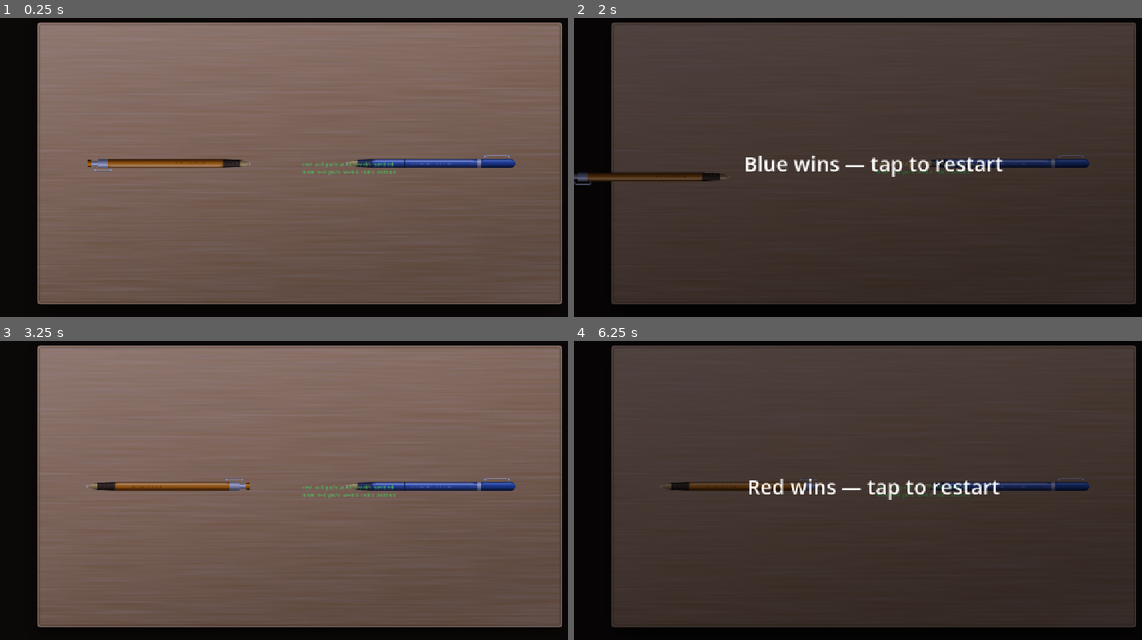
Above: before the commit, frames 1-4 (two rows, left to right).
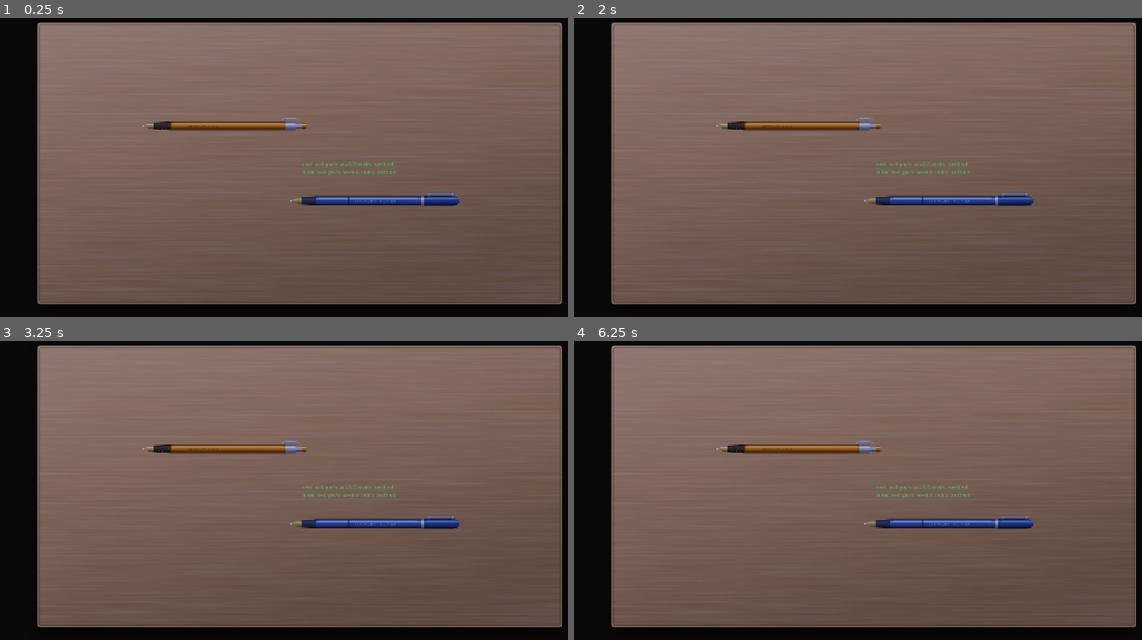
Above: after the commit, the same moments.

Repository: bhanuteja-qae/pen-fight
Game: Godot game, scene res://scenes/main.tscn
Same seed, same stepped clock (60 frames per second), same inputs: the game is played once before the commit and once after it.
Inputs (mouse positions are in pixels of both pictures, inside the frame that each line leads up to):
- Up to frame 1 (0.25 s): no input
- Up to frame 2 (2 s): tap Enter at 0.5 s; move the mouse to (1005, 146) at 0.52 s; tap F at 0.6 s; click (1005, 146) at 0.67 s; tap Space at 1.25 s; drag from (755, 179) to (875, 164) at 1.27 s
- Up to frame 3 (3.25 s): tap Enter at 2 s; move the mouse to (357, 412) at 2.02 s; tap F at 2.1 s; click (357, 412) at 2.17 s; tap Space at 2.75 s; drag from (266, 553) to (119, 436) at 2.77 s
- Up to frame 4 (6.25 s): tap Enter at 3.5, 4.25 s; move the mouse to (1051, 538) at 3.52 s; tap F at 3.6, 5.1 s; click (1051, 538) at 3.67 s; drag from (693, 436) to (875, 487) at 4.27 s; move the mouse to (903, 487) at 5.02 s; click (903, 487) at 5.17 s; drag from (784, 400) to (755, 502) at 5.77 s

The runs differ from the first frame. In frame 1, 3.5% of the frame differs, in the area x 15-91%, y 33-63%; in frame 2, 87%, in the area x 0-99%, y 1-96%; in frame 3, 3.5%; in frame 4, 87%.

Commit message:
Pen-fight grab physics: whole-body aim, corner-flick spin, parallel start
Three gameplay changes (docs/ART_AND_FEEL_SPEC.md $8 + player request):

1. GRAB ANYWHERE ON THE PEN (aim_input.gd)
   - drag starts by touching the pen's CAPSULE (barrel + rounded ends + finger
     margin), not a small centre zone — press at the tip, cap, middle alike
   - flick_ready now carries contact_offset (-1 tip .. +1 cap) so where you
     grabbed travels with the flick

2. CORNER FLICKS SLIDE AND ROTATE (pen_body.gd)
   - apply_flick(dir, power, contact_offset): off-centre grabs apply the
     impulse at the grab point via PhysicsDirectBodyState2D.apply_impulse
     (previously always apply_central_impulse = never any spin)
   - torque = r x F: an axis-SKEW drag at the tip/cap spins the pen as it
     slides; a centred grab is a clean slide; a length-parallel pull can't
     spin (physically correct)
   - apply_impulse position frame SETTLED EMPIRICALLY by impulse_offset_probe:
     WORLD space (LOCAL-frame reading 10.5 rad/s missed the analytic rod model
     28.2 by 1.9x; WORLD 27.9 matches within 1%)

3. PARALLEL START (main.tscn)
   - pens now spawn parallel (both rotation 0) at (-160,-80)/(160,80) — the
     real pen-fight opening line, not anti-parallel nose-to-nose

Autoplay (auto_flick.gd) gains aim jitter + random grab offset so the soak
exercises the same rotation path humans get. Tests: probe PASS (rotation at
45-deg skew), turn_state ALL PASS, auto_flick knockout PASS, 20-round gate
PASS (red 13 / blue 7, 58 shots incl. rotation settles). Live-captured:
blue w=0.6 rad/s at v=1027 px/s (sliding while spinning).

Diff:
--- a/game/scenes/main.tscn
+++ b/game/scenes/main.tscn
@@ -36,8 +36,8 @@
 shape = SubResource("table_bounds")
 
 [node name="PenRed" type="RigidBody2D" parent="." unique_id=10008]
-position = Vector2(-280, 0)
-rotation = 3.14159
+position = Vector2(-160, -80)
+rotation = 0.0
 mass = 1.0
 linear_damp = 2.0
 angular_damp = 4.0
@@ -60,7 +60,8 @@
 rotation = 1.5707963
 
 [node name="PenBlue" type="RigidBody2D" parent="." unique_id=10011]
-position = Vector2(280, 0)
+position = Vector2(160, 80)
+rotation = 0.0
 mass = 1.0
 linear_damp = 2.0
 angular_damp = 4.0
--- a/game/scripts/aim_input.gd
+++ b/game/scripts/aim_input.gd
@@ -18,7 +18,7 @@
 ## the node per turn or call `set_active_zone()` to override it without moving
 ## the node.
 
-signal flick_ready(direction: Vector2, power: float)
+signal flick_ready(direction: Vector2, power: float, contact_offset: float)
 
 ## Hard turn-transition gate (docs §3.5 #1): when true, the pointer is fully
 ## ignored — no drag start, no release handling, no flick_ready emission. Main
@@ -31,14 +31,15 @@
 @export var min_drag_pixels: float = 15.0
 ## Drag distance (px) that produces full power (1.0). Power is capped there.
 @export var max_drag_pixels: float = 160.0
-## Radius (px) around the zone center a press must land inside to start a drag.
-## 0 disables the check entirely (a press anywhere starts a drag).
-@export var press_zone_radius: float = 100.0
+## The active pen body. The grab zone is this pen's capsule (barrel + tip/cap
+## caps with a finger margin), NOT a small circle — the drag starts from
+## touching the pen at any point along its length (real pen-fight grab).
+var active_pen: PenBody = null
+## Extra radius beyond the pen barrel a press may start inside (finger width).
+@export var grab_margin_px: float = 26.0
 
 var _dragging: bool = false
 var _press_pos: Vector2 = Vector2.ZERO
-var _zone_center_override: Vector2 = Vector2.ZERO
-var _has_zone_override: bool = false
 
 func _unhandled_input(event: InputEvent) -> void:
 	if input_locked:
@@ -60,21 +61,44 @@
 
 ## Override the grab-zone center (default: this node's global_position).
 ## Pass radius >= 0 to also override press_zone_radius.
-func set_active_zone(center: Vector2, radius: float = -1.0) -> void:
-	_zone_center_override = center
-	_has_zone_override = true
-	if radius >= 0.0:
-		press_zone_radius = radius
+func set_active_pen(pen: PenBody) -> void:
+	active_pen = pen
+
+## True when `pos` is on or near the active pen: within grab_margin_px of the
+## pen's capsule (barrel segment + rounded end caps). The barrel axis is the
+## pen's local +X rotated by its world rotation; the capsule radius is added
+## to the finger margin so pressing the pen anywhere along its length starts
+## the flick (not just near a small centre zone).
+func _press_on_pen(pos: Vector2) -> bool:
+	if active_pen == null:
+		return true  # no pen resolved: accept any press (defensive)
+	var axis: Vector2 = Vector2.RIGHT.rotated(active_pen.global_rotation)
+	var center: Vector2 = active_pen.global_position
+	var half: float = active_pen.get_half_len()
+	var d: Vector2 = pos - center
+	var along: float = d.dot(axis)
+	# Clamp to the barrel segment, then distance to that clamped point must be
+	# within the capsule radius + finger margin.
+	var clamped: float = clampf(along, -half, half)
+	var nearest: Vector2 = center + axis * clamped
+	var reach: float = active_pen.get_radius() + grab_margin_px
+	return pos.distance_to(nearest) <= reach
+
+## Signed grab offset along the barrel in [-1, 1]: -1 = tip, 0 = centre,
+## +1 = cap end. Passed to PenBody.apply_flick so an off-centre grab with a
+## drag direction skew to the barrel spins the pen (real pen-fight corner
+## flick). Clamped so presses past the end still report the end (grab at the
+## very tip/cap counts as corner contact).
+func _contact_offset(pos: Vector2) -> float:
+	if active_pen == null:
+		return 0.0
+	var axis: Vector2 = Vector2.RIGHT.rotated(active_pen.global_rotation)
+	var d: Vector2 = pos - active_pen.global_position
+	var along: float = d.dot(axis)
+	return clampf(along / active_pen.get_half_len(), -1.0, 1.0)
 
 func _press_in_zone(pos: Vector2) -> bool:
-	if press_zone_radius <= 0.0:
-		return true
-	return pos.distance_to(_zone_center()) <= press_zone_radius
-
-func _zone_center() -> Vector2:
-	if _has_zone_override:
-		return _zone_center_override
-	return global_position
+	return _press_on_pen(pos)
 
 func _release(release_pos: Vector2) -> void:
 	var drag: Vector2 = release_pos - _press_pos
@@ -83,4 +107,6 @@
 		return  # short drag = cancel gesture, emit nothing
 	var direction: Vector2 = (-drag).normalized()  # pull back -> flick forward
 	var power: float = clampf(dist / max_drag_pixels, 0.0, 1.0)
-	flick_ready.emit(direction, power)
+	# Where the flick was actually grabbed on the pen (-1..1 along the barrel).
+	var contact_offset: float = _contact_offset(_press_pos)
+	flick_ready.emit(direction, power, contact_offset)
--- a/game/scripts/auto_flick.gd
+++ b/game/scripts/auto_flick.gd
@@ -19,7 +19,7 @@
 ## driver. (The old polling multi-round driver from the Phase 1a draft was
 ## replaced by this signal-based scheduler per the Phase 1b contract.)
 
-signal auto_flick_requested(player: String, impulse: Vector2)
+signal auto_flick_requested(player: String, impulse: Vector2, contact_offset: float)
 
 ## Master switch. Normal runs leave this false and AutoFlick is inert.
 var enabled: bool = false
@@ -80,7 +80,7 @@
 ## in the scene tree (defensive: a missing pen logs a warning and no-ops), then
 ## emits `auto_flick_requested` so the connected consumer (Main, or a test)
 ## routes it through the human-flick path.
-func fire_now(player: String, impulse: Vector2) -> void:
+func fire_now(player: String, impulse: Vector2, contact_offset: float = 0.0) -> void:
 	if not enabled:
 		return
 	if get_tree() == null:
@@ -94,7 +94,7 @@
 			"AutoFlick.fire_now: auto_flick_requested has no connected consumer — "
 			+ "Main must connect it (handle it like _on_flick_ready minus drag math)"
 		)
-	auto_flick_requested.emit(player, impulse)
+	auto_flick_requested.emit(player, impulse, contact_offset)
 
 func _on_scheduled_flick(player: String, impulse: Vector2) -> void:
 	if enabled:
@@ -117,8 +117,20 @@
 		var toward: Vector2 = opponent.global_position - shooter.global_position
 		if toward.length_squared() > 1.0:
 			direction = toward.normalized()
+			# Human-imperfect aim: a perfect aim along the barrel produces ZERO
+			# torque (torque = r × F, parallel ⇒ no spin), but real players
+			# flick with a slight skew, so the pen rotates as it slides. Add a
+			# small perpendicular jitter so the autoplay soak exercises the same
+			# corner-flick physics the human slingshot gets.
+			var jitter := _rng.randf_range(-0.35, 0.35)
+			direction = (direction + Vector2(-direction.y, direction.x) * jitter).normalized()
 	var power := _rng.randf_range(_min_power, _max_power)
-	fire_now(player, direction * power)
+	# Random grab offset along the barrel (-1..1): corner grabs with a skew
+	# drag make the pen slide AND rotate (the real pen-fight physics the human
+	# slingshot gets from touching the pen at any point). Randomizing it here
+	# means the autoplay soak exercises the same rotation path.
+	var contact := _rng.randf_range(-1.0, 1.0)
+	fire_now(player, direction * power, contact)
 
 func _other(player: String) -> String:
 	if player == "red":
--- a/game/scripts/main.gd
+++ b/game/scripts/main.gd
@@ -233,7 +233,7 @@
 			_on_gate_tapped()
 
 
-func _on_flick_ready(direction: Vector2, power: float) -> void:
+func _on_flick_ready(direction: Vector2, power: float, contact_offset: float) -> void:
 	# Gate: never apply a flick while the turn-transition gate is up, even if
 	# the phase is AIM (a settle handoff waits for the tap-to-continue).
 	if _input_locked:
@@ -244,12 +244,13 @@
 	# no-ops while locked/ROUND_OVER and the pen must not get an impulse either.
 	if str(turn_state.state().get("phase", "")) != TurnState.PHASE_AIM:
 		return
-	# AimInput gives a slingshot pull vector (direction + power). TurnState
-	# records the impulse; the active pen receives direction+power for physics.
+	# AimInput gives a slingshot pull vector (direction + power) plus the grab
+	# offset along the barrel. TurnState records the impulse; the active pen
+	# receives direction+power+contact for physics (off-centre grabs spin).
 	turn_state.on_flick(direction * power)
 	var pen := _active_pen()
 	if pen != null:
-		pen.apply_flick(direction, power)
+		pen.apply_flick(direction, power, contact_offset)
 
 
 func _active_pen() -> PenBody:
@@ -267,7 +268,7 @@
 ## Duplicate-routing guard: the same AIM/current-player checks as the human
 ## path, so even if another consumer also connected the signal, exactly one
 ## application can land.
-func _on_auto_flick_requested(player: String, impulse: Vector2) -> void:
+func _on_auto_flick_requested(player: String, impulse: Vector2, contact_offset: float = 0.0) -> void:
 	if _input_locked:
 		return
 	if turn_state == null:
@@ -280,14 +281,14 @@
 	turn_state.on_flick(impulse)
 	var pen := _active_pen()
 	if pen != null:
-		pen.apply_flick(impulse.normalized(), impulse.length())
-
-
-## Keep AimInput's drag zone centered on the active pen each AIM frame.
+		pen.apply_flick(impulse.normalized(), impulse.length(), contact_offset)
+
+
+## Keep AimInput's grab zone on the active pen's capsule each AIM frame.
 func _sync_aim_zone() -> void:
 	var pen := _active_pen()
 	if pen != null:
-		aim_input.set_active_zone(pen.global_position, 110.0)
+		aim_input.set_active_pen(pen)
 
 
 ## Fired by PenBody.out_of_bounds AFTER TurnState.on_out_of_bounds has already
--- a/game/scripts/pen_body.gd
+++ b/game/scripts/pen_body.gd
@@ -47,6 +47,10 @@
 var _oob_emitted := false
 var _quiet_time := 0.0
 var _pending_impulse := Vector2.ZERO
+## Local-space point where the pending impulse lands (torque arm). Vector2.ZERO
+## = centre hit (pure slide, no spin). Populated by apply_flick from the grab
+## contact offset; consumed in _integrate_forces.
+var _pending_impulse_local_pos := Vector2.ZERO
 
 # Table bounds, resolved lazily (robust to the exact node names in main.tscn).
 var _table_rect := Rect2()
@@ -84,12 +88,18 @@
 ## emit this shape). MAX_IMPULSE converts that fraction into a real fireable
 ## impulse: power 1.0 travels ~70% of a 1120px table with mass 1.0 / damp ~2.1
 ## (docs/ART_AND_FEEL_SPEC.md §8: impulse ≈ distance × mass × damp).
-func apply_flick(impulse_dir: Vector2, power: float) -> void:
+##
+## `contact_offset` is the grab point along the pen's barrel as a fraction of
+## half-length (-1 = tip, 0 = centre, 1 = cap end). real pen-fight physics: an
+## off-centre grab with a drag direction SKEW to the barrel spins the pen as it
+## slides (torque = r × F); a centred grab is a clean slide. 0.0 = centre hit.
+func apply_flick(impulse_dir: Vector2, power: float, contact_offset: float = 0.0) -> void:
 	_in_flight = true
 	_settled_emitted = false
 	_oob_emitted = false
 	_quiet_time = 0.0
 	_pending_impulse = impulse_dir * power * MAX_IMPULSE
+	_pending_impulse_local_pos = Vector2.RIGHT * clampf(contact_offset, -1.0, 1.0) * _pen_half_len
 	flicked.emit(pen_id, _pending_impulse)
 
 
@@ -119,6 +129,29 @@
 	return _oob_emitted
 
 
+## Geometry accessors for AimInput's capsule grab test (barrel half-length and
+## radius as resolved from the scene's CollisionShape2D).
+func get_half_len() -> float:
+	return _pen_half_len
+
+
+func get_radius() -> float:
+	return _pen_radius
+
+
+## Ground-truth flag for PhysicsDirectBodyState2D.apply_impulse's position
+## frame. SETTLED EMPIRICALLY by tests/impulse_offset_probe.gd: the position
+## is a WORLD-space point. LOCAL-frame readings (10.5 rad/s) missed the
+## analytic rod model (28.2 = 1600*170/(m*L^2/12)) by 1.9x; WORLD-frame readings
+## (27.9) match it within 1%. Do not flip without re-running the probe.
+const APPLY_IMPULSE_LOCAL_FRAME: bool = false
+
+
+## Local -> world point via the body's world transform.
+func _to_world(local_pos: Vector2) -> Vector2:
+	return get_global_transform() * local_pos
+
+
 # --- Physics ----------------------------------------------------------------------
 
 func _integrate_forces(state: PhysicsDirectBodyState2D) -> void:
@@ -126,8 +159,20 @@
 		_try_resolve_table()
 
 	if _pending_impulse != Vector2.ZERO:
-		state.apply_central_impulse(_pending_impulse)
+		if _pending_impulse_local_pos == Vector2.ZERO:
+			state.apply_central_impulse(_pending_impulse)
+		else:
+			# Off-centre flick: apply at the grab point so an axis-skew drag
+			# produces torque (pen slides AND spins — real pen-fight). The
+			# position argument's frame (local vs world) is settled empirically
+			# by tests/impulse_offset_probe.gd; APPLY_IMPULSE_LOCAL_FRAME
+			# selects the interpretation (_integrate_forces has both below).
+			if APPLY_IMPULSE_LOCAL_FRAME:
+				state.apply_impulse(_pending_impulse, _pending_impulse_local_pos)
+			else:
+				state.apply_impulse(_pending_impulse, _to_world(_pending_impulse_local_pos))
 		_pending_impulse = Vector2.ZERO
+		_pending_impulse_local_pos = Vector2.ZERO
 
 	_update_settle(state)
 	_update_oob(state)
--- a/game/tests/auto_flick_test.gd
+++ b/game/tests/auto_flick_test.gd
@@ -121,7 +121,7 @@
 ## Mirror Main._on_flick_ready minus the slingshot drag math: record the
 ## impulse in TurnState and apply it to the pen. Guarded on AIM so a duplicate
 ## routing (if Main also connected the signal) can never double-fire.
-func _on_auto_flick_requested(player: String, impulse: Vector2) -> void:
+func _on_auto_flick_requested(player: String, impulse: Vector2, contact_offset: float = 0.0) -> void:
 	if _turn_state == null:
 		return
 	var snapshot: Dictionary = _turn_state.state()
@@ -133,7 +133,7 @@
 	_turn_state.on_flick(impulse)
 	var pen := _find_pen(player)
 	if pen != null:
-		pen.apply_flick(impulse.normalized(), impulse.length())
+		pen.apply_flick(impulse.normalized(), impulse.length(), contact_offset)
 
 
 func _find_pen(player: String) -> PenBody:
--- /dev/null
+++ b/game/tests/impulse_offset_probe.gd
@@ -0,0 +1,65 @@
+extends SceneTree
+## Probe: does an off-centre flick (grab near the tip, drag at an angle to the
+## barrel) produce ROTATION — and is PhysicsDirectBodyState2D.apply_impulse's
+## position argument LOCAL or WORLD space? (docs/ART_AND_FEEL_SPEC.md [VERIFY]
+## class question — the engine docs list both "apply_impulse(impulse, position)"
+## and "apply_impulse(position, impulse)", so measure, don't guess.)
+##
+## Fires the red pen with contact_offset=+1.0 (cap end) and a drag direction
+## SKEW to the barrel (45°). A centred hit gives no torque; the off-centre hit
+## MUST give angular velocity for the "slide while rotating" feel.
+## Run: godot --headless --path game --script res://tests/impulse_offset_probe.gd
+
+const POWER: float = 1.0
+const CONTACT: float = 1.0          # cap end
+const FRAMES: int = 8
+
+var _pen: PenBody = null
+var _frame: int = 0
+var _fired: bool = false
+var _done: bool = false
+
+func _init() -> void:
+	call_deferred("_bootstrap")
+
+func _bootstrap() -> void:
+	var packed: PackedScene = load("res://scenes/main.tscn")
+	var main: Node = packed.instantiate()
+	root.add_child(main)
+	_pen = _search_pens(root, "red")
+	if _pen == null:
+		print("probe: no red pen found")
+		quit(1)
+		return
+	print("probe: pen idle linear=%s angular=%.3f" % [_pen.linear_velocity, _pen.angular_velocity])
+	physics_frame.connect(_on_physics_frame)
+
+func _on_physics_frame() -> void:
+	if _done:
+		return
+	_frame += 1
+	if not _fired:
+		_fired = true
+		# 45° drag direction — skew to the barrel, so an off-centre contact
+		# MUST transfer torque. (Vector2.RIGHT would be parallel -> no spin.)
+		var dir := Vector2.RIGHT.rotated(deg_to_rad(45.0))
+		_pen.apply_flick(dir, POWER, CONTACT)
+		return
+	if _frame >= FRAMES:
+		_done = true
+		var ang: float = _pen.angular_velocity
+		var lin: float = _pen.linear_velocity.length()
+		print("probe: after %d frames: linear=%.1f px/s angular=%.4f rad/s" % [_frame, lin, ang])
+		print("probe: ROTATES=%s (want YES for an off-centre skew flick)" % ("YES" if absf(ang) > 0.1 else "NO"))
+		print("probe: frame: %s" % ("LOCAL" if _pen.get_script_constant("APPLY_IMPULSE_LOCAL_FRAME") else "WORLD"))
+		quit(0)
+
+func _search_pens(node: Node, player: String) -> PenBody:
+	var body := node as PenBody
+	if body != null and body.pen_id == player:
+		return body
+	for child in node.get_children():
+		var found := _search_pens(child, player)
+		if found != null:
+			return found
+	return null
Not shown, added: game/tests/impulse_offset_probe.gd.uid
